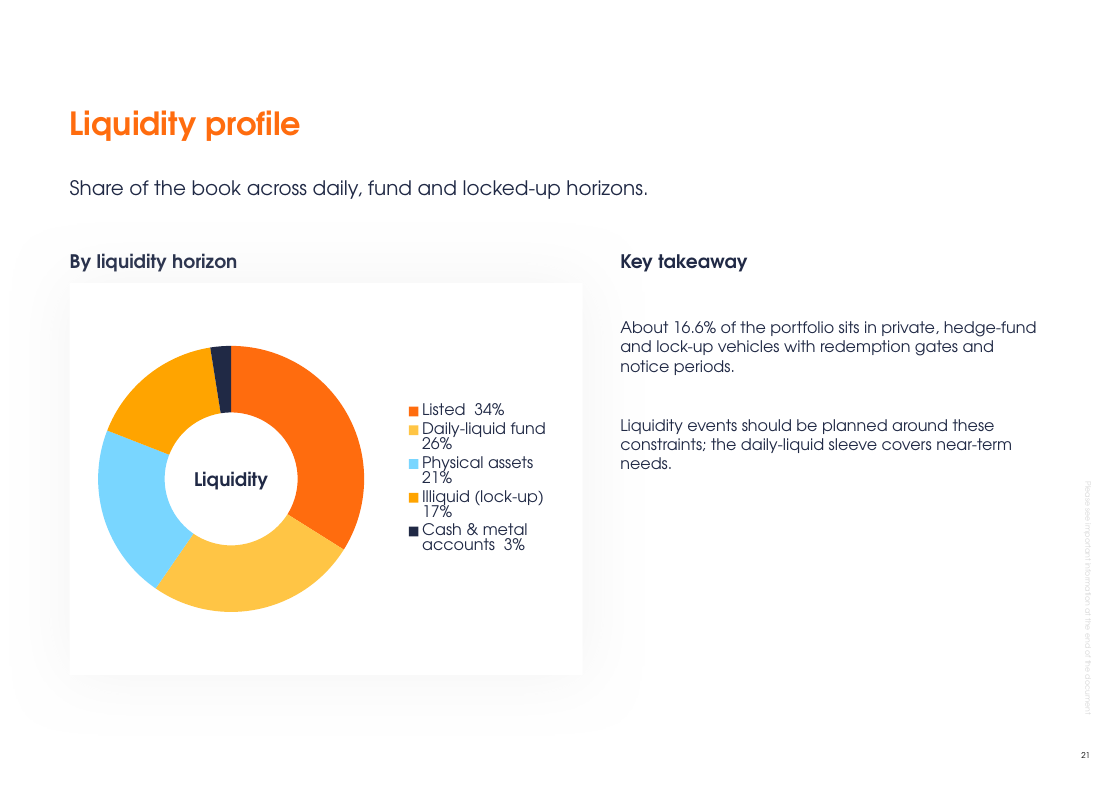
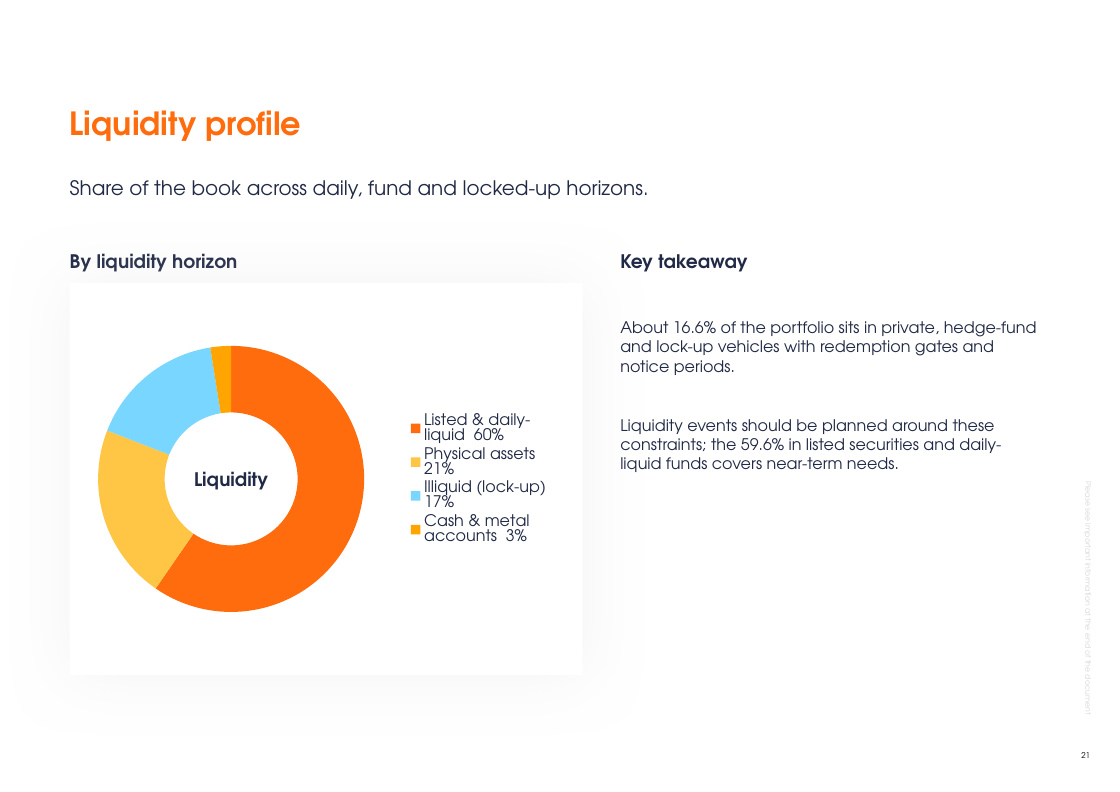
Before and after one commit to jb-db05/Investment_Proposal, a slide deck: slide 21 of Investment Proposal - Growth - August 2026.pptx. Drawn at 1120x792 pixels with LibreOffice and Linux fonts; fonts in the diff are those of the drawing; background and template pictures are left out. Boxes give left, top, right and bottom in pixels: in the first picture for what was removed or moved away, otherwise in the second. Text is boxed around its words. In the diff, an @@ line names an element or a change of style, - is before the commit and + after.

```diff
--- a/Investment Proposal - Growth - August 2026.pptx
+++ b/Investment Proposal - Growth - August 2026.pptx
@@ doughnut chart at bbox=[89, 302, 564, 656] @@
-categories: Listed  34%, Daily-liquid fund  26%, Physical assets  21%, Illiquid (lock-up)  17%, Cash & metal accounts  3%
+categories: Listed & daily-liquid  60%, Physical assets  21%, Illiquid (lock-up)  17%, Cash & metal accounts  3%
-Series 1: 34, 26, 21, 17, 3
+Series 1: 60, 21, 17, 3
@@ text at bbox=[620, 419, 1001, 472]: text changed @@
-Liquidity events should be planned around these constraints; the daily-liquid sleeve covers near-term needs.
+Liquidity events should be planned around these constraints; the 59.6% in listed securities and daily-liquid funds covers near-term needs.
```
Also in this commit, not shown: 4 other slides changed, 6 other files.
